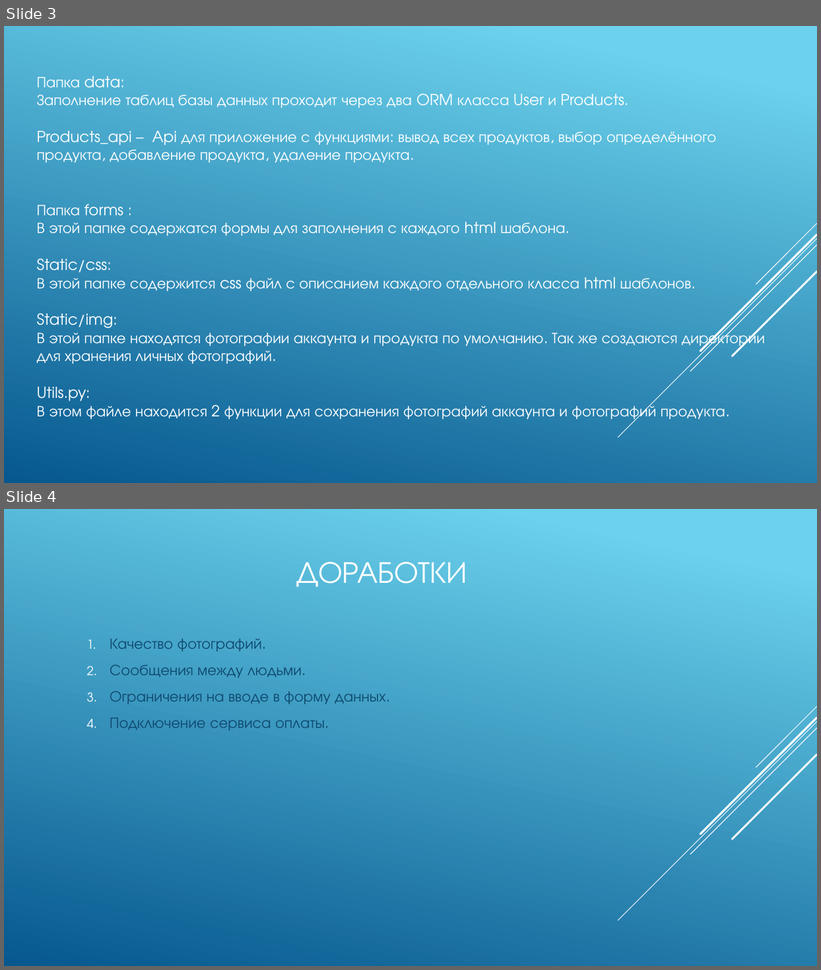
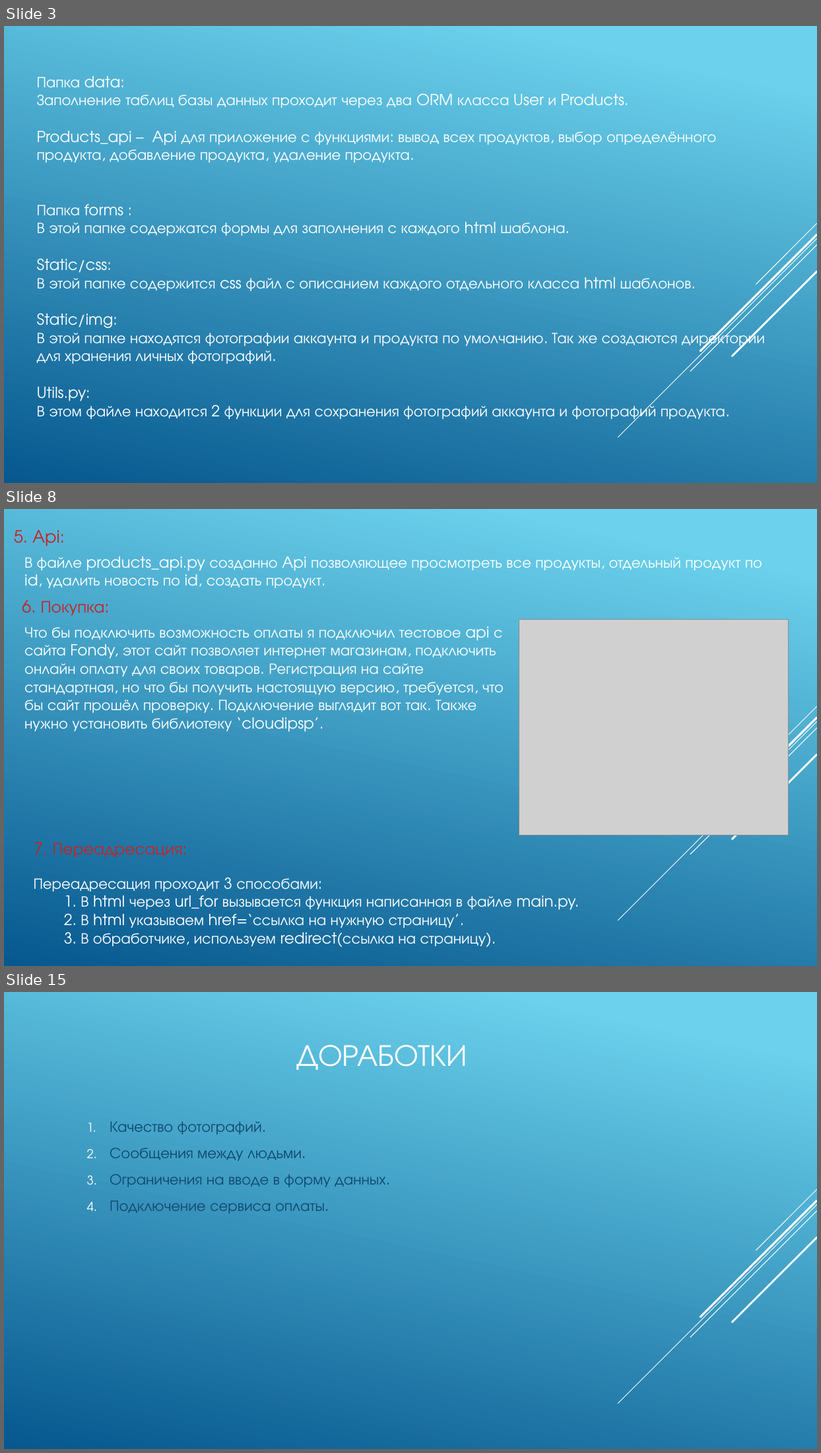
Before and after one commit to IlyaLyamin/buynet, a slide deck: Презентация и описание/описание/проект.pptx. Shown one above the other, each under a label of ours: slides 3 and 4 before the commit, slides 3, 8 and 15 after it; the slides between them are not shown. The pictures are 821x970 and 821x1453 pixels, drawn with LibreOffice and Linux fonts; fonts in the diff are those of the drawing; grey boxes stand for pictures. Boxes give left, top, right and bottom in pixels: in the first picture for what was removed or moved away, otherwise in the second. Text is boxed around its words. In the diff, an @@ line names an element or a change of style, - is before the commit and + after.

Commit message:
pptx

```diff
--- a/Презентация и описание/описание/проект.pptx
+++ b/Презентация и описание/описание/проект.pptx
@@ slide 8 added at (4, 509, 817, 966), background gradient #6ED2EB to #06588E; not listed: 5 template elements that a slide beside it also shows @@
@@ text added at (14, 530, 65, 546), 20 pt, text #C62324 @@
+5. Api:
@@ text added at (24, 557, 762, 588), 18 pt, text #FFFFFF @@
+В файле products_api.py созданно Api позволяющее просмотреть все продукты, отдельный продукт по id, удалить новость по id, создать продукт.
@@ text added at (22, 600, 105, 616), 20 pt, text #C62324 @@
+6. Покупка:
@@ text added at (24, 626, 504, 732), 18 pt, text #FFFFFF @@
+Что бы подключить возможность оплаты я подключил тестовое api с сайта Fondy, этот сайт позволяет интернет магазинам, подключить онлайн оплату для своих товаров. Регистрация на сайте стандартная, но что бы получить настоящую версию, требуется, что бы сайт прошёл проверку. Подключение выглядит вот так. Также нужно установить библиотеку ‘cloudipsp’.
@@ picture added at (519, 619, 789, 835) @@
@@ text added at (34, 842, 182, 858), 20 pt, text #C62324 @@
+7. Переадресация:
@@ text added at (34, 877, 580, 947), 18 pt, text #FFFFFF @@
+Переадресация проходит 3 способами:
+1. В html через url_for вызывается функция написанная в файле main.py.
+2. В html указываем href=‘ссылка на нужную страницу’.
+3. В обработчике, используем redirect(ссылка на страницу).
@@ what was slide 4 is now slide 15 @@
```
Also in this commit, not shown: 10 other slides added, 1 other file.
